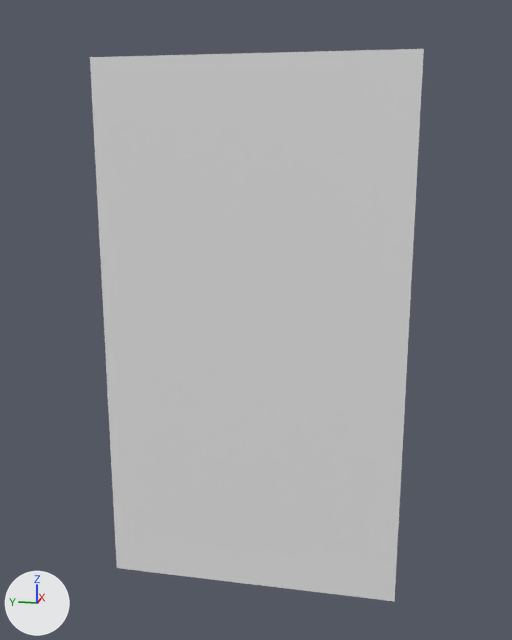
What one commit did to the FBX model Dicey/Assets/_Colliders/door.fbx.
The view is the same before and after, from a 50 mm camera at (-22.1, -4.56, 6.22) aimed at (0.12, -0.12, 0.67). The lights are fixed; the arrows at lower left show +X, +Y and +Z. Where no turn or scale is listed for an object, it has been applied to the vertices.
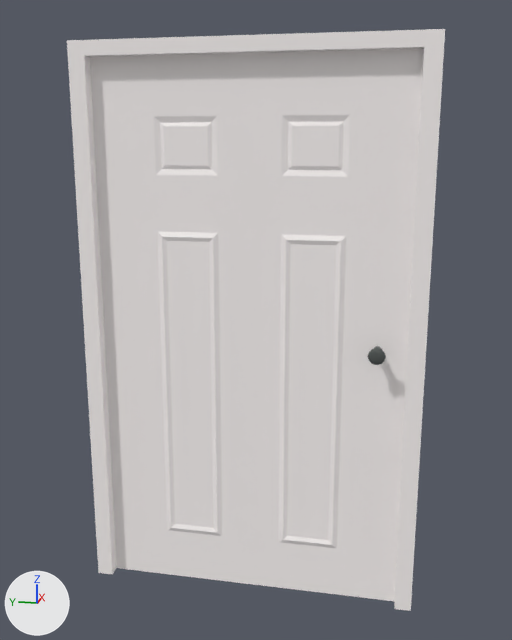
Changed parts and their boxes [x1, y1, x2, y2] in the pictures (512 x 640 px):
```json
{"object": "Cube", "change": "reshaped, rescaled", "before": [90, 49, 424, 601], "after": [90, 49, 424, 601]}
{"object": "doorFrame", "change": "added", "after": [67, 29, 445, 611]}
{"object": "Icosphere.001", "change": "added", "after": [368, 346, 386, 365]}
```

Scene script edits in JSON lines:
```json
{"op": "add", "block": "img_toy_colorpalette_png", "code": ["img_toy_colorpalette_png = load_image('Toy_ColorPalette.png', '_unpacked/Toy_ColorPalette.png', 380, 795, 'sRGB')"]}
{"op": "add", "block": "img_medieval_colorpalette02_png", "code": ["img_medieval_colorpalette02_png = load_image('Medieval_ColorPalette02.png', '_unpacked/Medieval_ColorPalette02.png', 1200, 630, 'sRGB')"]}
{"op": "add", "block": "mat_doormat", "code": ["mat_doormat = principled_material('doorMat')", "mat_doormat.texture = img_toy_colorpalette_png  # with its transparency", "mat_doormat.roughness = 0.4"]}
{"op": "add", "block": "mat_doorknobmat", "code": ["mat_doorknobmat = principled_material('doorKnobMat')", "mat_doorknobmat.texture = img_medieval_colorpalette02_png"]}
{"block": "me_cube", "where": "# used by ob_cube; location = (0.0, 0.0, 0.0); rotation_euler = (1.571, 0.0, 0.0), in degrees (90, 0, 0); scale = (0.00327, 0.0887, 0.0502)"}
{"op": "remove", "block": "me_cube", "code": "me_cube.from_pydata(...)  # 8 vertices, 6 faces; spans x -100.0..100.0, y -100.0..100.0, z -100.0..100.0"}
{"op": "remove", "block": "me_cube", "code": "me_cube.materials.append(mat_material)  # white #e7e7e7"}
{"op": "add", "block": "me_cube", "code": "me_cube.from_pydata(...)  # 276 vertices, 252 faces; spans x -39.0..39.0, y -887.0..887.0, z -502.0..502.0"}
{"block": "me_cube", "change": "me_cube part 1: the whole mesh is rebuilt"}
{"op": "add", "block": "me_cube", "code": "me_cube.materials.append(mat_doormat)  # picture img_toy_colorpalette_png"}
{"op": "add", "block": "me_cube_001", "code": ["me_cube_001 = bpy.data.meshes.new('Cube.001')", "me_cube_001.from_pydata(...)  # 156 vertices, 129 faces; spans x -0.7..0.7, y -5.6..5.6, z -8.9..9.3", "me_cube_001.materials.append(mat_doormat)  # picture img_toy_colorpalette_png"]}
{"op": "add", "block": "me_icosphere_001", "code": ["me_icosphere_001 = bpy.data.meshes.new('Icosphere.001')", "me_icosphere_001.from_pydata(...)  # 108 vertices, 174 faces; spans x -0.08..2.12, y -0.27..0.27, z -0.27..0.27", "me_icosphere_001.materials.append(mat_doorknobmat)  # picture img_medieval_colorpalette02_png"]}
{"op": "set", "path": "ob_cube.scale", "old": "(0.00327, 0.0887, 0.0502)", "new": "(0.01, 0.01, 0.01)"}
{"op": "add", "block": "ob_doorframe", "code": ["ob_doorframe = bpy.data.objects.new('doorFrame', me_cube_001)", "ob_doorframe.location = (0.0, 0.0, 0.0)"]}
{"op": "add", "block": "ob_icosphere_001", "code": ["ob_icosphere_001 = bpy.data.objects.new('Icosphere.001', me_icosphere_001)", "ob_icosphere_001.location = (-1.04, -4.09, -0.01)"]}
```
